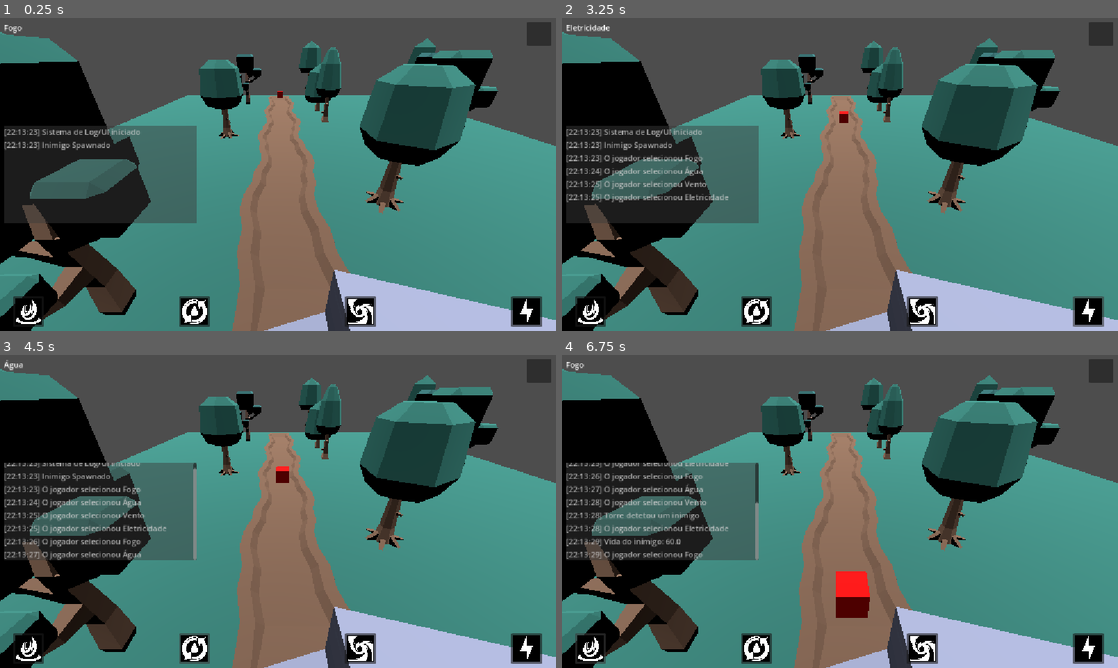
Above: before the commit, frames 1-4 (two rows, left to right).
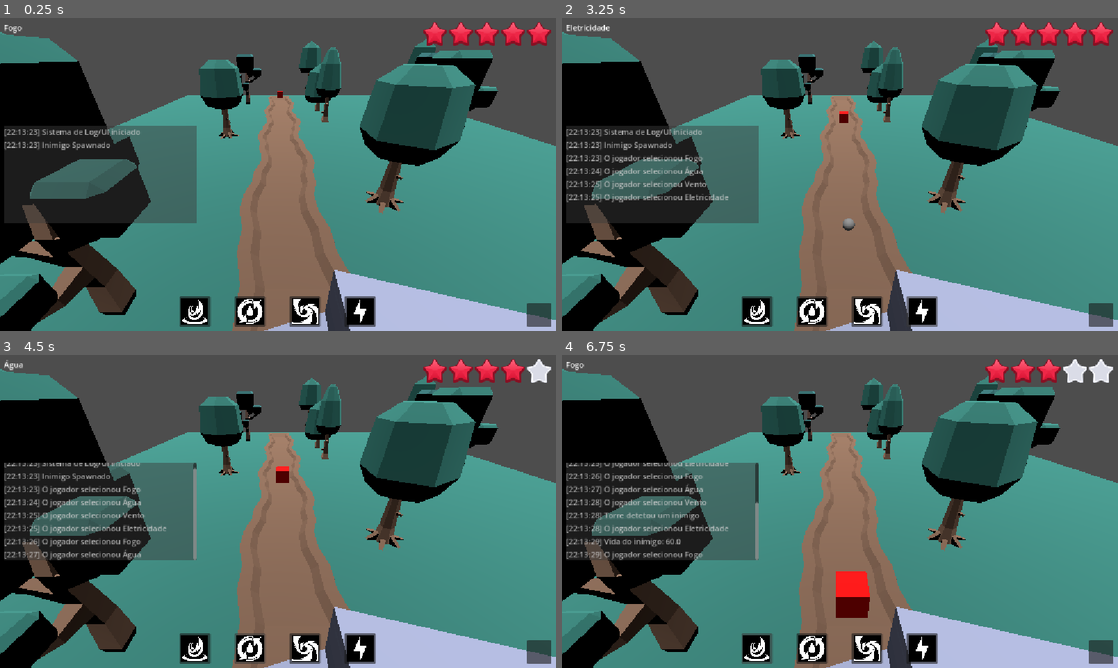
Above: after the commit, the same moments.

Repository: Guilherme-Coto/tower-defense-bci
Game: Godot game, scene res://scenes/cena_1.tscn
Same seed, same stepped clock (60 frames per second), same inputs: the game is played once before the commit and once after it.
Inputs (mouse positions are in pixels of both pictures, inside the frame that each line leads up to; where the layout moved, square brackets give the same spot in the first picture):
- Up to frame 1 (0.25 s): no input
- Up to frame 2 (3.25 s): click (756, 312) [589, 312] at 0.5 s; click (812, 312) [756, 312] at 1.25 s; click (867, 312) [923, 312] at 2 s; click (923, 312) [1090, 312] at 2.75 s
- Up to frame 3 (4.5 s): click (194, 649) [27, 649] at 3.5 s; click (250, 649) [194, 649] at 4.25 s
- Up to frame 4 (6.75 s): click (867, 649) [923, 649] at 5 s; click (923, 649) [1090, 649] at 5.75 s; click (756, 649) [589, 649] at 6.5 s

The runs differ from the first frame. In frame 1, 3.5% of the frame differs, in the area x 2-100%, y 1-99%; in frame 2, 3.5%; in frame 3, 3.4%; in frame 4, 3.6%.

Commit message:
enemy shoot tower

Diff:
--- a/project.godot
+++ b/project.godot
@@ -48,6 +48,13 @@
 ]
 }
 
+[layer_names]
+
+3d_physics/layer_1="World"
+3d_physics/layer_2="Enemies"
+3d_physics/layer_3="Tower_HitBox"
+3d_physics/layer_4="Tower_Damage"
+
 [physics]
 
 3d/physics_engine="Jolt Physics"
--- a/scenes/bullet.tscn
+++ b/scenes/bullet.tscn
@@ -7,6 +7,8 @@
 [sub_resource type="SphereMesh" id="SphereMesh_ui86w"]
 
 [node name="Bullet" type="Area3D" unique_id=2124863969]
+collision_layer = 13
+collision_mask = 6
 script = ExtResource("1_mkf8s")
 
 [node name="CollisionShape3D" type="CollisionShape3D" parent="." unique_id=920375844]
--- a/scenes/cena_1.tscn
+++ b/scenes/cena_1.tscn
@@ -17,6 +17,7 @@
 [ext_resource type="Texture2D" uid="uid://bgwpswhncfxyv" path="res://assets/icons/water-recycling.png" id="14_mcbik"]
 [ext_resource type="Texture2D" uid="uid://bfmp46cq0ajhi" path="res://assets/icons/wind-hole.png" id="15_kkaqo"]
 [ext_resource type="Texture2D" uid="uid://dhyx8rbdd3knb" path="res://assets/icons/electric.png" id="17_ie5fn"]
+[ext_resource type="Texture2D" uid="uid://do4lgbuuidfxl" path="res://assets/ui/star.png" id="18_1fixl"]
 [ext_resource type="Texture2D" uid="uid://bee470xhp06bs" path="res://assets/ui/buttons/btn_green.png" id="18_ftpxm"]
 [ext_resource type="Script" uid="uid://bsmugoknaqis1" path="res://scripts/LSLManager.gd" id="18_ie5fn"]
 [ext_resource type="Texture2D" uid="uid://bmty2w5mhyn3a" path="res://assets/ui/buttons/btn_red.png" id="19_1fixl"]
@@ -39,6 +40,8 @@
 [sub_resource type="Compositor" id="Compositor_c13s3"]
 
 [sub_resource type="BoxShape3D" id="BoxShape3D_gok1s"]
+
+[sub_resource type="BoxShape3D" id="BoxShape3D_ui86w"]
 
 [sub_resource type="Curve3D" id="Curve3D_t2hj8"]
 _data = {
@@ -59,7 +62,7 @@
 environment = SubResource("Environment_j5k5y")
 
 [node name="Camera3D" type="Camera3D" parent="." unique_id=388915644]
-transform = Transform3D(-1, -3.5527137e-15, -8.742278e-08, -4.3856986e-08, 0.86506176, 0.50166535, 7.5626104e-08, 0.50166535, -0.86506176, 1.069865, 1.2301786, -8.660372)
+transform = Transform3D(-1, -3.5527137e-15, -8.7422784e-08, -4.3856986e-08, 0.86506176, 0.50166535, 7.5626104e-08, 0.50166535, -0.86506176, 1.069865, 1.2301786, -8.660372)
 environment = SubResource("Environment_11fdg")
 attributes = SubResource("CameraAttributesPractical_7f3w5")
 compositor = SubResource("Compositor_c13s3")
@@ -73,10 +76,18 @@
 script = ExtResource("2_l256h")
 
 [node name="Range" type="Area3D" parent="Ilha/Tower" unique_id=1680673522]
+collision_layer = 8
 
 [node name="CollisionShape3D" type="CollisionShape3D" parent="Ilha/Tower/Range" unique_id=136593304]
 transform = Transform3D(2, 0, 0, 0, 3, 0, 0, 0, 3, 0, 0, 1)
 shape = SubResource("BoxShape3D_gok1s")
+
+[node name="HitBox" type="Area3D" parent="Ilha/Tower" unique_id=887972251]
+collision_layer = 5
+
+[node name="CollisionShape3D" type="CollisionShape3D" parent="Ilha/Tower/HitBox" unique_id=372096678]
+transform = Transform3D(1, 0, 0, 0, 2, 0, 0, 0, 1, 0, 1, 0)
+shape = SubResource("BoxShape3D_ui86w")
 
 [node name="ShootPoint" type="Marker3D" parent="Ilha/Tower" unique_id=380901935]
 transform = Transform3D(1, 0, 0, 0, 1, 0, 0, 0, 1, 0, 1, 0.51914597)
@@ -376,12 +387,12 @@
 mouse_filter = 2
 
 [node name="HBoxContainer" type="HBoxContainer" parent="CanvasLayer/UI/VBoxContainer" unique_id=848368200]
-custom_minimum_size = Vector2(1100, 0)
+custom_minimum_size = Vector2(500, 0)
 layout_mode = 2
 size_flags_horizontal = 4
 size_flags_vertical = 10
 mouse_filter = 2
-theme_override_constants/separation = 280
+theme_override_constants/separation = 50
 alignment = 1
 
 [node name="btn_fire" type="Button" parent="CanvasLayer/UI/VBoxContainer/HBoxContainer" unique_id=1294608681]
@@ -438,11 +449,51 @@
 [node name="VBoxBlinkContainer" type="VBoxContainer" parent="CanvasLayer/UI" unique_id=2068541649]
 layout_mode = 2
 size_flags_horizontal = 8
-size_flags_vertical = 0
+size_flags_vertical = 8
 
 [node name="BoxBlink" type="Panel" parent="CanvasLayer/UI/VBoxBlinkContainer" unique_id=1838908911]
 custom_minimum_size = Vector2(50, 50)
 layout_mode = 2
+
+[node name="HealthBarContainer" type="HBoxContainer" parent="CanvasLayer/UI" unique_id=1123925192]
+layout_mode = 2
+size_flags_horizontal = 8
+size_flags_vertical = 0
+
+[node name="Hearth1" type="TextureRect" parent="CanvasLayer/UI/HealthBarContainer" unique_id=649966302]
+custom_minimum_size = Vector2(50, 50)
+layout_mode = 2
+size_flags_vertical = 8
+texture = ExtResource("18_1fixl")
+expand_mode = 1
+
+[node name="Hearth2" type="TextureRect" parent="CanvasLayer/UI/HealthBarContainer" unique_id=360048493]
+custom_minimum_size = Vector2(50, 50)
+layout_mode = 2
+size_flags_vertical = 8
+texture = ExtResource("18_1fixl")
+expand_mode = 1
+
+[node name="Hearth3" type="TextureRect" parent="CanvasLayer/UI/HealthBarContainer" unique_id=2127834409]
+custom_minimum_size = Vector2(50, 50)
+layout_mode = 2
+size_flags_vertical = 8
+texture = ExtResource("18_1fixl")
+expand_mode = 1
+
+[node name="Hearth4" type="TextureRect" parent="CanvasLayer/UI/HealthBarContainer" unique_id=632552375]
+custom_minimum_size = Vector2(50, 50)
+layout_mode = 2
+size_flags_vertical = 8
+texture = ExtResource("18_1fixl")
+expand_mode = 1
+
+[node name="Hearth5" type="TextureRect" parent="CanvasLayer/UI/HealthBarContainer" unique_id=1868935250]
+custom_minimum_size = Vector2(50, 50)
+layout_mode = 2
+size_flags_vertical = 8
+texture = ExtResource("18_1fixl")
+expand_mode = 1
 
 [node name="PauseMenu" type="Control" parent="CanvasLayer" unique_id=1218826499]
 visible = false
--- a/scenes/enemies/enemy.tscn
+++ b/scenes/enemies/enemy.tscn
@@ -8,11 +8,15 @@
 loop = false
 script = ExtResource("1_6nto2")
 
-[node name="Area3D" type="Area3D" parent="." unique_id=1397218761 groups=["enemies"]]
+[node name="EnemyHitBox" type="Area3D" parent="." unique_id=1397218761 groups=["enemies"]]
+collision_layer = 3
 
-[node name="CollisionShape3D" type="CollisionShape3D" parent="Area3D" unique_id=751730294 groups=["enemies"]]
+[node name="CollisionShape3D" type="CollisionShape3D" parent="EnemyHitBox" unique_id=751730294 groups=["enemies"]]
 transform = Transform3D(0.2, 0, 0, 0, 0.2, 0, 0, 0, 0.2, 0, 0, 0)
 shape = SubResource("BoxShape3D_ui86w")
 
 [node name="ShootPoint" type="Marker3D" parent="." unique_id=1164889274]
 transform = Transform3D(1, 0, 0, 0, 1, 0, 0, 0, 1, 0, 0, 0.12923624)
+
+[node name="TimerAttack" type="Timer" parent="." unique_id=459003528]
+wait_time = 3.0
--- a/scripts/UI/UIManager.gd
+++ b/scripts/UI/UIManager.gd
@@ -17,6 +17,15 @@
 @onready var btn_electricity = $UI/VBoxContainer/HBoxContainer/btn_electricity
 
 @onready var pause_menu = $PauseMenu
+
+#corações
+@onready var hearts = $UI/HealthBarContainer.get_children()
+#texturas dos corações
+var hearth_full = preload("res://assets/ui/star.png")
+var hearth_damage = preload("res://assets/ui/star_outline.png")
+
+
+var current_hearth_index = 4
 
 var blink_times = {
 	"fire" : 0.2,
@@ -256,3 +265,10 @@
 	#inverte o estado
 	get_tree().paused = !get_tree().paused
 	pause_menu.visible = get_tree().paused
+
+func take_hearth() -> void:
+	if current_hearth_index < 0:
+		print("Morreu")
+	else:
+		hearts[current_hearth_index].texture = hearth_damage
+		current_hearth_index-=1
--- a/scripts/bullet.gd
+++ b/scripts/bullet.gd
@@ -14,7 +14,6 @@
 func set_target(enemy: Node3D):
 	target = enemy
 
-
 func _process(delta: float) -> void:
 	if not is_instance_valid(target):
 		queue_free()
@@ -23,8 +22,18 @@
 	var direction = (target.global_position - global_position).normalized()
 	global_position += direction * speed * delta
 
-func _on_area_entered(body: Node3D) -> void:
-	if body == target:
-		#tem de aceder ao pai
-		body.get_parent_node_3d().receive_damage(40, element)
+func _on_area_entered(area: Area3D) -> void:
+	if not is_instance_valid(target):
 		queue_free()
+		return
+
+	var parent = area.get_parent_node_3d()
+
+	if parent == target: #inimigo ataca a torre
+		if parent.has_method("receive_damage"):
+			parent.receive_damage(40, element)
+		queue_free()
+	elif area == target: #a torre ataca inimigo
+		if parent and parent.has_method("receive_damage"):
+			parent.receive_damage(40, element)
+		queue_free()
--- a/scripts/enemys/enemy.gd
+++ b/scripts/enemys/enemy.gd
@@ -8,12 +8,15 @@
 
 @export var speed = 1.0
 @export var element : Weak_System.ELEMENT
+@onready var timer_attack = $TimerAttack
 
 var health = 100.0
 
 # Called when the node enters the scene tree for the first time.
 func _ready() -> void:
 	UIManager.add_text_to_log("Inimigo Spawnado")
+	timer_attack.timeout.connect(_on_timer_attack_timeout)
+	timer_attack.start()
 
 # Called every frame. 'delta' is the elapsed time since the previous frame.
 func _process(delta: float) -> void:
@@ -27,8 +30,13 @@
 	health -= damage * Weak_System.get_damage_mult(attack_element, element)
 	UIManager.add_text_to_log(str("Vida do inimigo: ",health))
 
+#função do timer
+func _on_timer_attack_timeout() -> void:
+		shoot()
+
 #função de disparar
 func shoot():
+	print("--- O Inimigo vai disparar! O meu alvo (tower) é: ", tower)
 	var new_shoot = bullet.instantiate()
 	get_tree().root.add_child(new_shoot)
 
--- a/scripts/enemys/spawner.gd
+++ b/scripts/enemys/spawner.gd
@@ -7,7 +7,7 @@
 const enemy_electricity= preload("res://scenes/enemies/enemy_electricity.tscn")
 
 @onready var spawner: Path3D = $"../EnemyPath"
-@export var time_between_enemies = 8.0
+@export var time_between_enemies = 20.0
 
 var time_spawn = 0.0
 
--- a/scripts/tower.gd
+++ b/scripts/tower.gd
@@ -56,10 +56,11 @@
 	new_shoot.global_position = shoot_point.global_position
 	new_shoot.set_target(actual_enemy)
 
-func receive_damage(damage: float):
-	#retira vida do inimigo
+func receive_damage(damage: float, attack_element: Weak_System.ELEMENT):
+	#retira a vida da torre
 	health -= damage
-	print("Vida deste inimigo: ", health)
+	print("Vida da torre: ", health)
+	UIManager.take_hearth()
 
 func change_element(new_element: Weak_System.ELEMENT):
 	current_element = new_element
Binary file added: assets/ui/star.png
Not shown, added: assets/ui/star.png.import
Binary file added: assets/ui/star_outline.png
Not shown, added: assets/ui/star_outline.png.import
